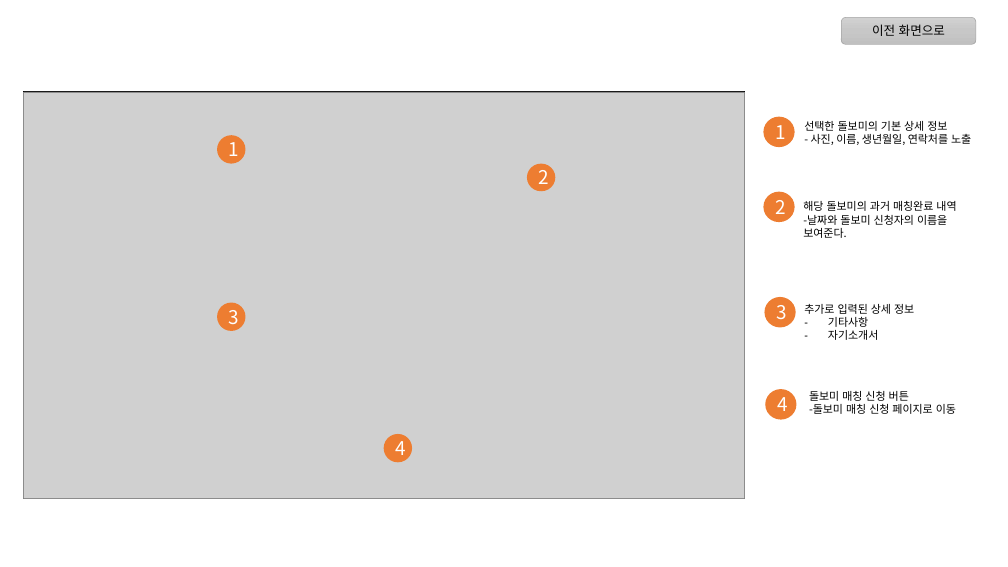
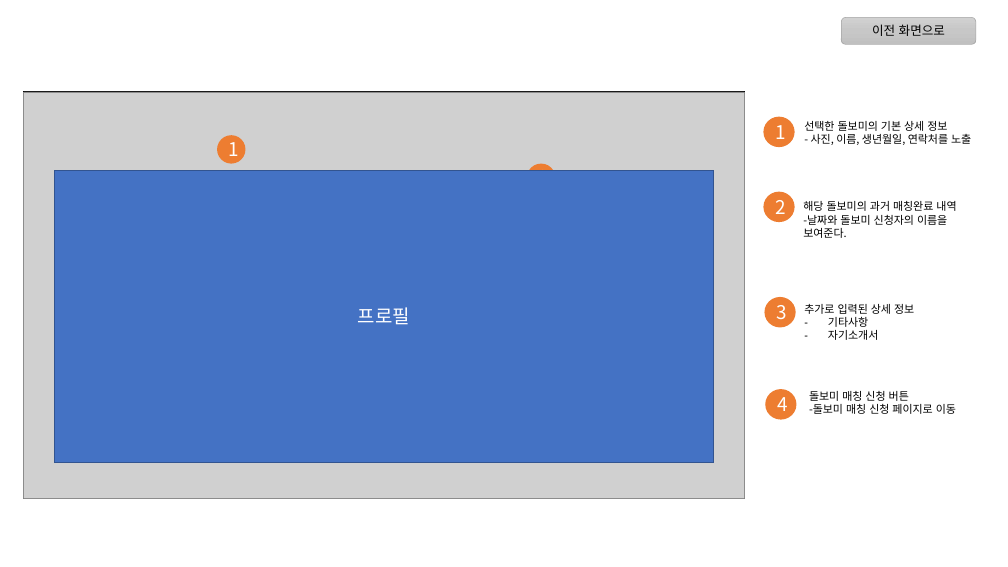
Before and after one commit to shinpanda/2017-07-03-1-bepum, a slide deck: slide 57 of 이정진-육아품앗이 ver1.0.pptx. Drawn at 1008x567 pixels with LibreOffice and Linux fonts; fonts in the diff are those of the drawing; grey boxes stand for pictures. Boxes give left, top, right and bottom in pixels: in the first picture for what was removed or moved away, otherwise in the second. Text is boxed around its words. In the diff, an @@ line names an element or a change of style, - is before the commit and + after.

```diff
--- a/이정진-육아품앗이 ver1.0.pptx
+++ b/이정진-육아품앗이 ver1.0.pptx
@@ rectangle added at [54, 170, 714, 463], fill #4472C4, outline #325491 1 pt, 18 pt, text #FFFFFF @@
+프로필
@@ ellipse removed at [217, 302, 246, 331] @@
-3
@@ text in ellipse at [395, 441, 405, 461]: text removed @@
-4
```
Also in this commit, not shown: 7 other files.
